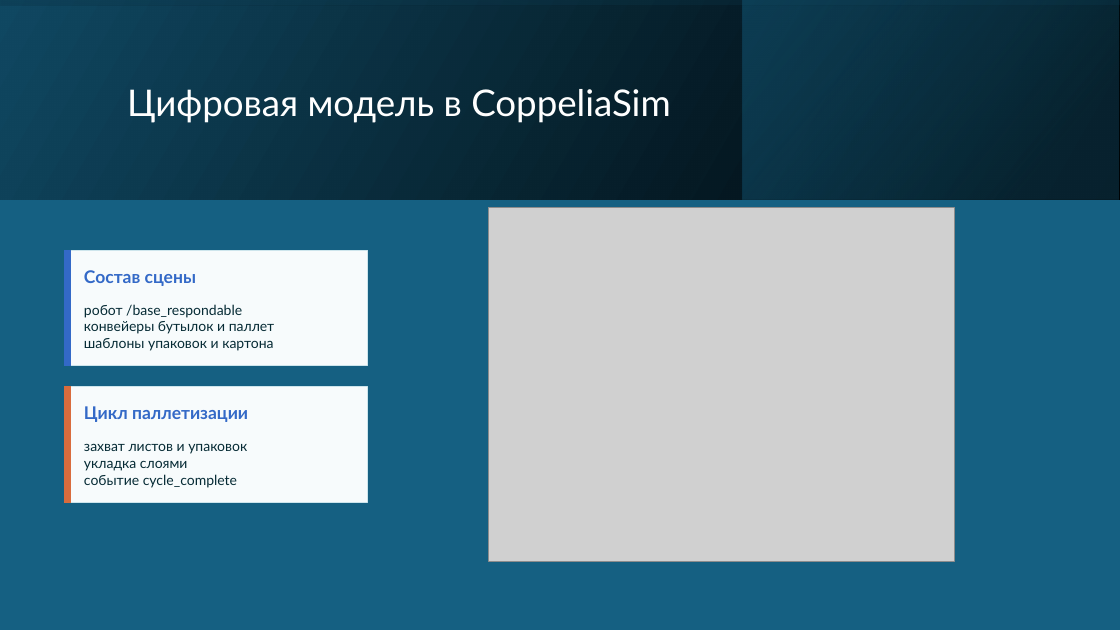
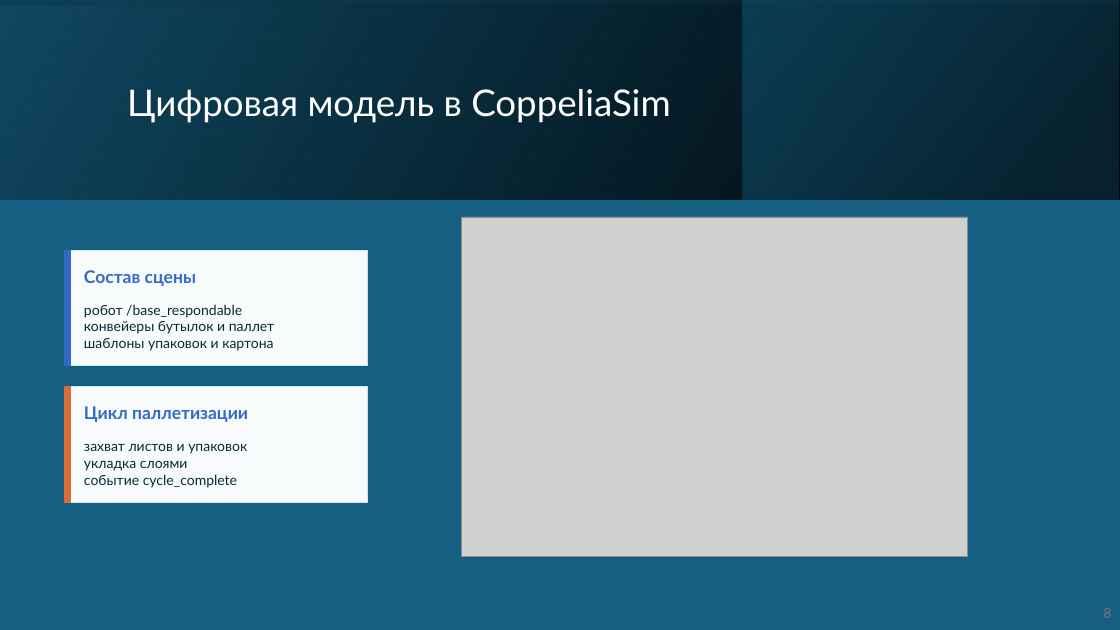
Before and after one commit to LionKMufasa/diplom_mem, a slide deck: slide 8 of вкр/Презентация ВКР 2026 Миронов Егор Максимович.pptx. Drawn at 1120x630 pixels with LibreOffice and Linux fonts; fonts in the diff are those of the drawing; grey boxes stand for pictures. Boxes give left, top, right and bottom in pixels: in the first picture for what was removed or moved away, otherwise in the second. Text is boxed around its words. In the diff, an @@ line names an element or a change of style, - is before the commit and + after.

```diff
--- a/вкр/Презентация ВКР 2026 Миронов Егор Максимович.pptx
+++ b/вкр/Презентация ВКР 2026 Миронов Егор Максимович.pptx
@@ picture resized from (x1=489, y1=208, x2=954, y2=561) to (x1=462, y1=217, x2=968, y2=556) @@
@@ text added at (x1=1103, y1=608, x2=1111, y2=618), 12 pt, text #797979 @@
+8
```
Also in this commit, not shown: 14 other slides changed, 2 slides added, 2 slides removed, 20 other files.
